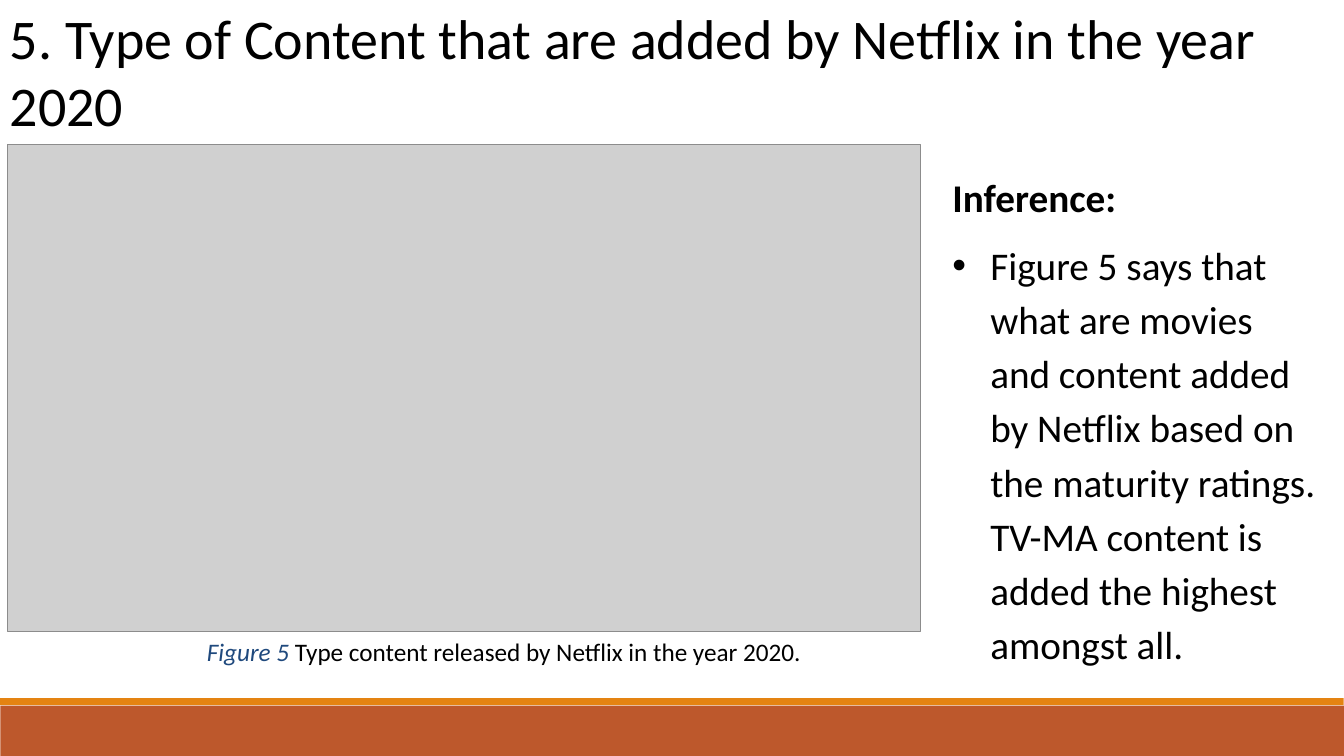
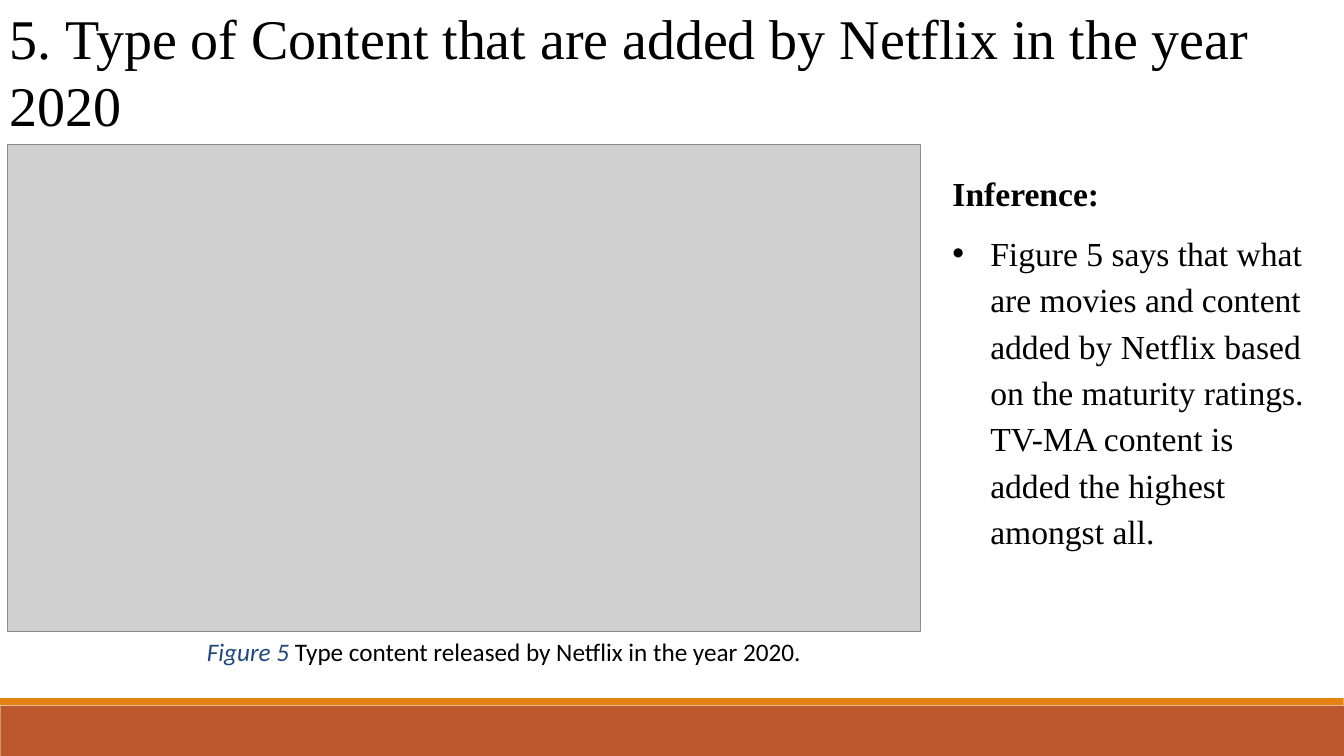
Before and after one commit to Yajas2913/Data-analysis-on-OTT-Platform, a slide deck: slide 15 of EDA_ppt.pptx (slide 12 before the commit). Drawn at 1344x756 pixels with LibreOffice and Linux fonts; fonts in the diff are those of the drawing; grey boxes stand for pictures. Boxes give left, top, right and bottom in pixels: in the first picture for what was removed or moved away, otherwise in the second. Text is boxed around its words. In the diff, an @@ line names an element or a change of style, - is before the commit and + after.

```diff
--- a/EDA_ppt.pptx
+++ b/EDA_ppt.pptx
@@ text "5. Type of Content that ..." at box(10, 19, 1248, 127): font Calibri to Times New Roman @@
@@ text "Inference:" at box(952, 182, 1304, 551): size 28 to 24 pt, font Calibri to Times New Roman @@
```
Also in this commit, not shown: 13 other slides changed, 3 slides added, 10 other files.
